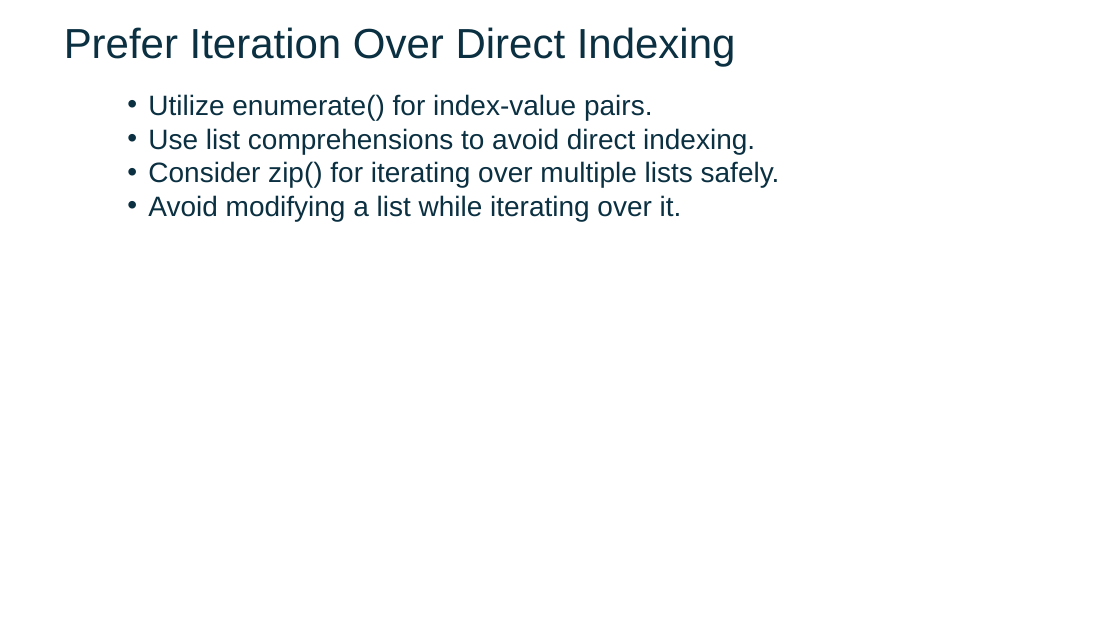
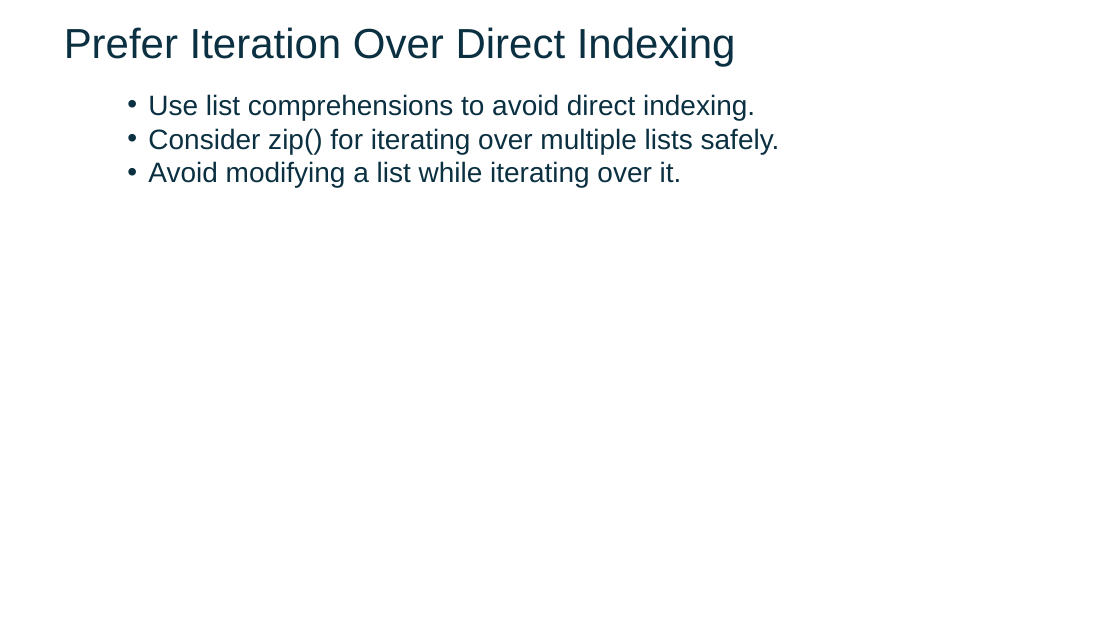
Before and after one commit to FSCJ-FacultyDev/SWC-Columbus-2025, a slide deck: slide 18 of Slides-Day2.pptx (slide 15 before the commit). Drawn at 1120x630 pixels with LibreOffice and Linux fonts; fonts in the diff are those of the drawing; background and template pictures are left out. Boxes give left, top, right and bottom in pixels: in the first picture for what was removed or moved away, otherwise in the second. Text is boxed around its words. In the diff, an @@ line names an element or a change of style, - is before the commit and + after.

```diff
--- a/Slides-Day2.pptx
+++ b/Slides-Day2.pptx
@@ text at (x1=148, y1=94, x2=652, y2=120): paragraph removed @@
-  • Utilize enumerate() for index-value pairs.
```
Also in this commit, not shown: 4 other slides changed, 2 slides added.
